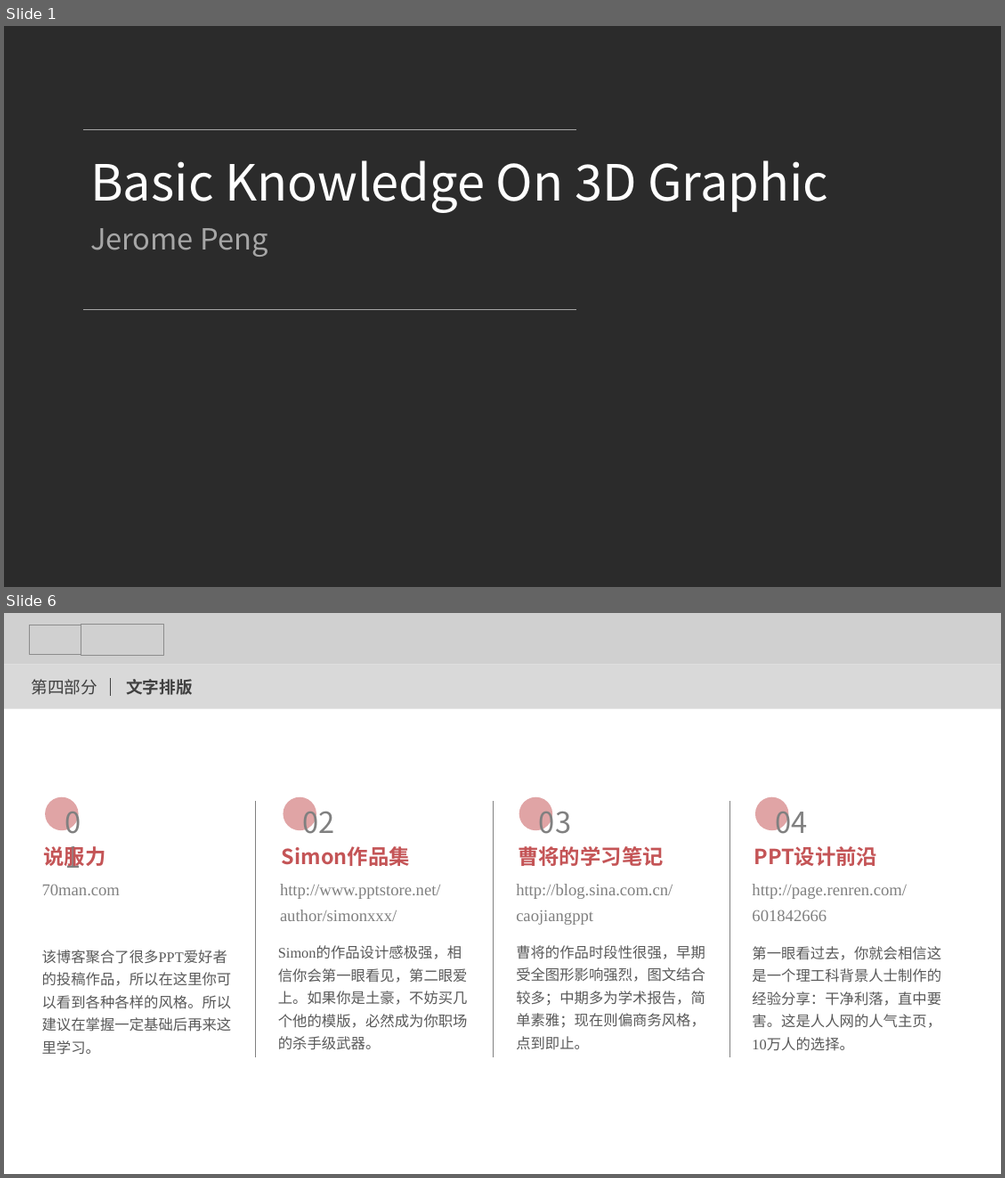
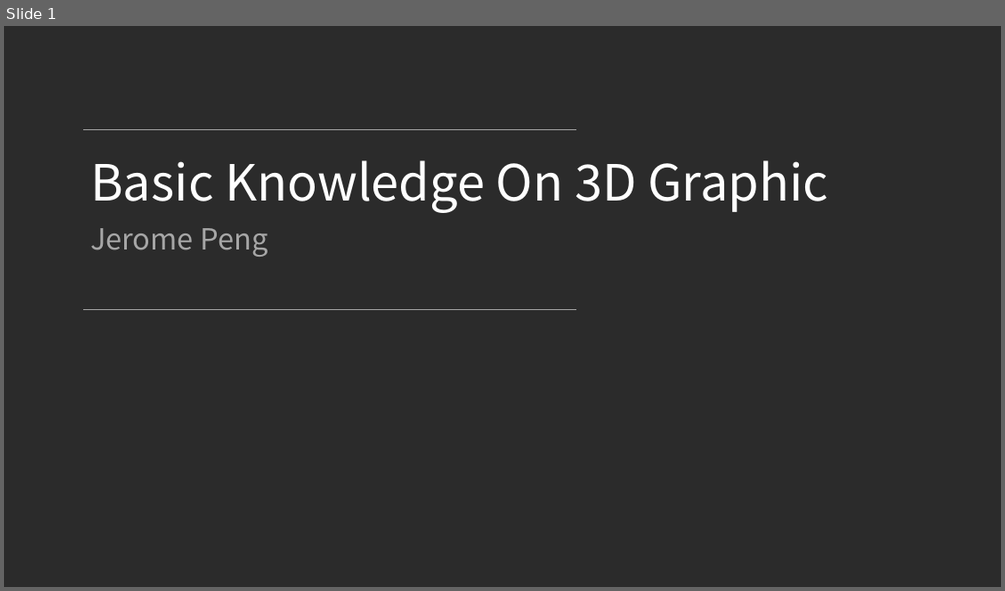
Before and after one commit to jeromepeng/tetris, a slide deck: Doc/3D Graphic.pptx. Shown one above the other, each under a label of ours: slides 1 and 6 before the commit, slide 1 after it; the slides between them are not shown. The pictures are 1005x1178 and 1005x591 pixels, drawn with LibreOffice and Linux fonts; fonts in the diff are those of the drawing; grey boxes stand for pictures; background and template pictures are left out; a plain dark background stands for a picture behind light text. Boxes give left, top, right and bottom in pixels: in the first picture for what was removed or moved away, otherwise in the second. Text is boxed around its words. In the diff, an @@ line names an element or a change of style, - is before the commit and + after.

```diff
--- a/Doc/3D Graphic.pptx
+++ b/Doc/3D Graphic.pptx
@@ slide 6 removed at [4,613,1001,1174], background picture (left out) @@
@@ picture removed at [4,613,1001,664] @@
@@ picture removed at [29,625,86,654] @@
@@ picture removed at [81,625,164,656] @@
@@ rectangle removed at [4,664,1001,709] @@
@@ text removed at [32,679,97,695] @@
-第四部分
@@ line removed from (110, 678) to (110, 696) @@
@@ text removed at [126,679,192,695] @@
-文字排版
@@ line removed from (255, 801) to (255, 1057) @@
@@ line removed from (493, 801) to (493, 1057) @@
@@ line removed from (729, 801) to (729, 1057) @@
@@ group removed at [42,797,232,1054]: 4 texts, 1 ellipse @@
-70man.com
-01
-说服力
-该博客聚合了很多PPT爱好者的投稿作品，所以在这里你可以看到各种各样的风格。所以建议在掌握一定基础后再来这里学习。
@@ group removed at [278,797,468,1050]: 4 texts, 1 ellipse @@
-http://www.pptstore.net/author/simonxxx/
-02
-Simon作品集
-Simon的作品设计感极强，相信你会第一眼看见，第二眼爱上。如果你是土豪，不妨买几个他的模版，必然成为你职场的杀手级武器。
@@ group removed at [516,797,705,1049]: 4 texts, 1 ellipse @@
-http://blog.sina.com.cn/caojiangppt
-03
-曹将的学习笔记
-曹将的作品时段性很强，早期受全图形影响强烈，图文结合较多；中期多为学术报告，简单素雅；现在则偏商务风格，点到即止。
@@ group removed at [752,797,941,1050]: 4 texts, 1 ellipse @@
-http://page.renren.com/601842666
-04
-PPT设计前沿
-第一眼看过去，你就会相信这是一个理工科背景人士制作的经验分享：干净利落，直中要害。这是人人网的人气主页，10万人的选择。
```
Also in this commit, not shown: 1 slide changed, 9 slides added, 5 other slides removed, 9 other files.
